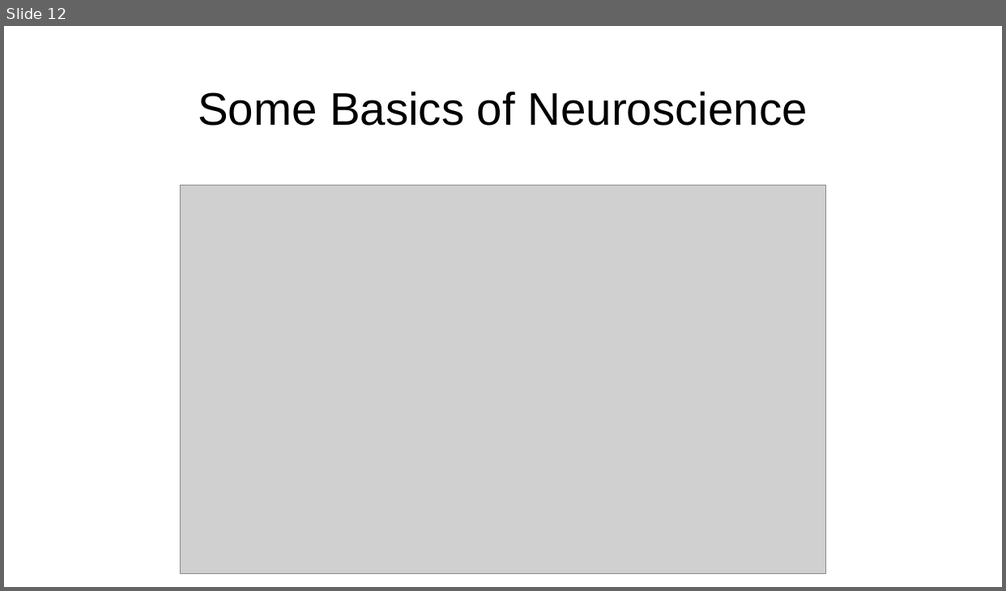
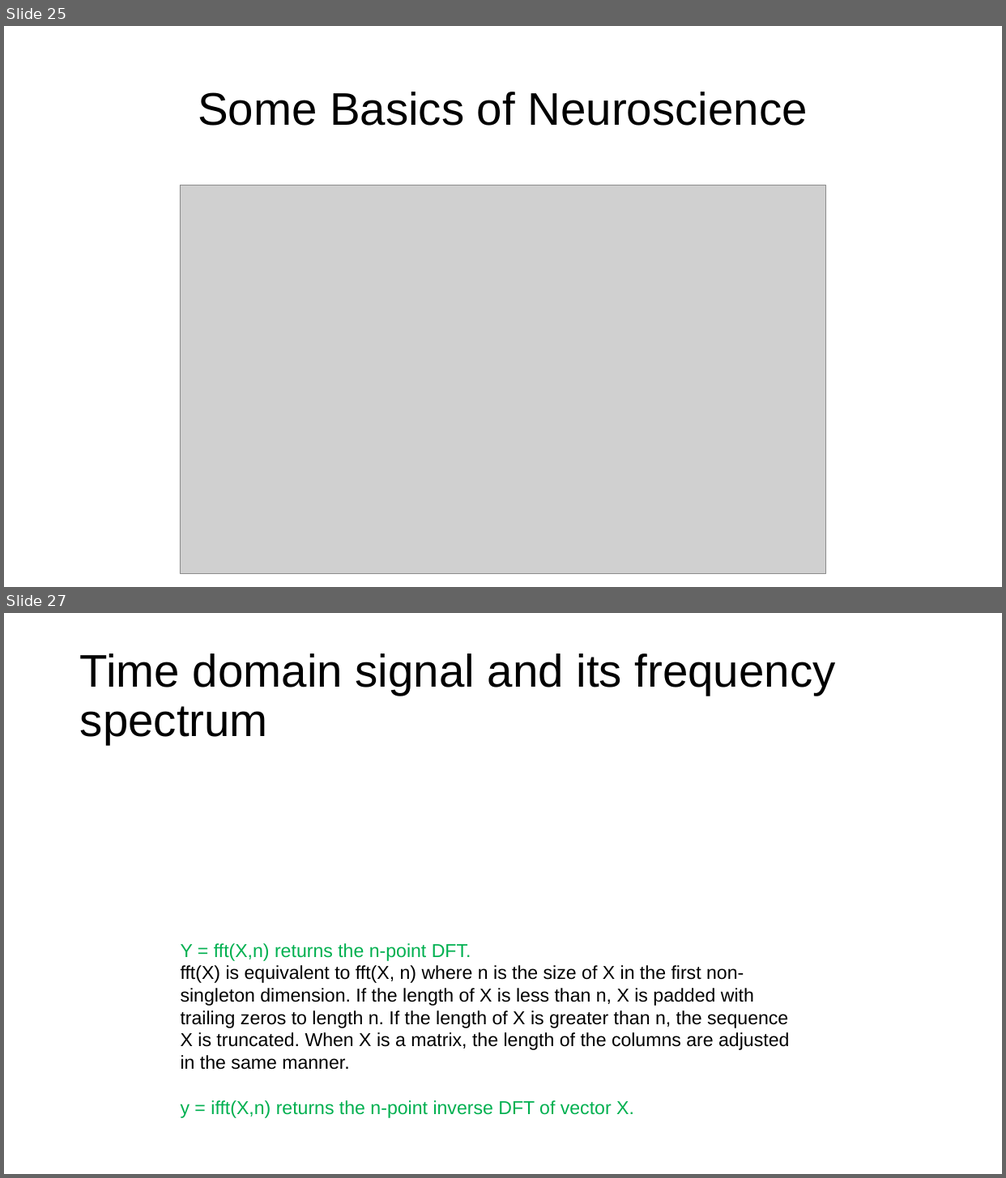
Before and after one commit to ssheldo/EEG_process_talk, a slide deck: EEG_Processing_Presentation.pptx. Shown one above the other, each under a label of ours: slide 12 before the commit, slides 25 and 27 after it; the slides between them are not shown. The pictures are 1006x591 and 1006x1178 pixels, drawn with LibreOffice and Linux fonts; fonts in the diff are those of the drawing; grey boxes stand for pictures; background and template pictures are left out. Boxes give left, top, right and bottom in pixels: in the first picture for what was removed or moved away, otherwise in the second. Text is boxed around its words. In the diff, an @@ line names an element or a change of style, - is before the commit and + after.

```diff
--- a/EEG_Processing_Presentation.pptx
+++ b/EEG_Processing_Presentation.pptx
@@ slide 27 added at bbox=[4, 613, 1002, 1174], background #FFFFFF @@
@@ title added at bbox=[80, 653, 836, 745], 44 pt, text #000000 @@
+Time domain signal and its frequency spectrum
@@ text added at bbox=[181, 943, 789, 1118], 18 pt, text #000000 @@
+Y = fft(X,n) returns the n-point DFT.
+fft(X) is equivalent to fft(X, n) where n is the size of X in the first non-singleton dimension. If the length of X is less than n, X is padded with trailing zeros to length n. If the length of X is greater than n, the sequence X is truncated. When X is a matrix, the length of the columns are adjusted in the same manner.
+y = ifft(X,n) returns the n-point inverse DFT of vector X.
@@ what was slide 12 is now slide 25 @@
```
Also in this commit, not shown: 4 slides changed, 20 other slides added, 1 slide removed, 4 other files.
